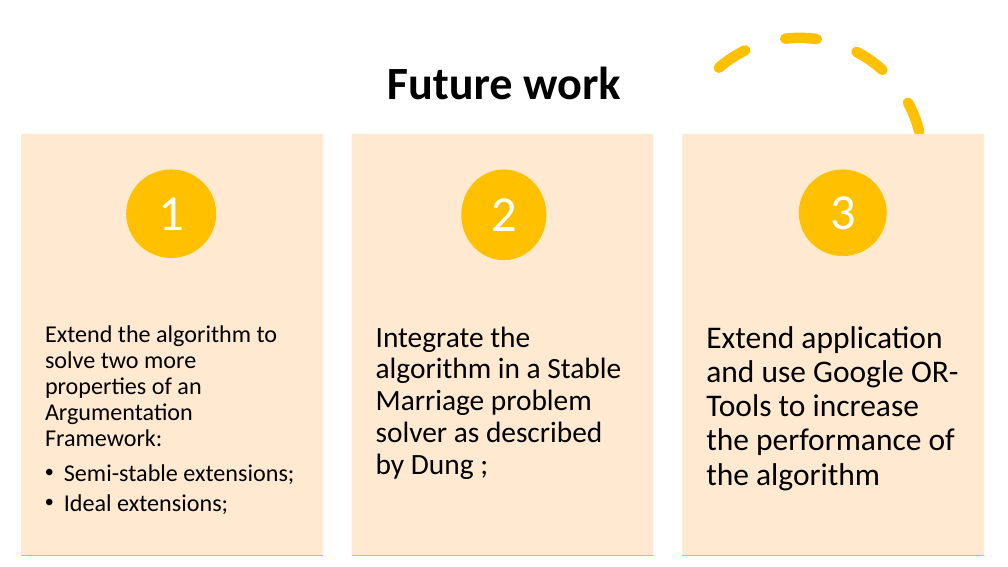
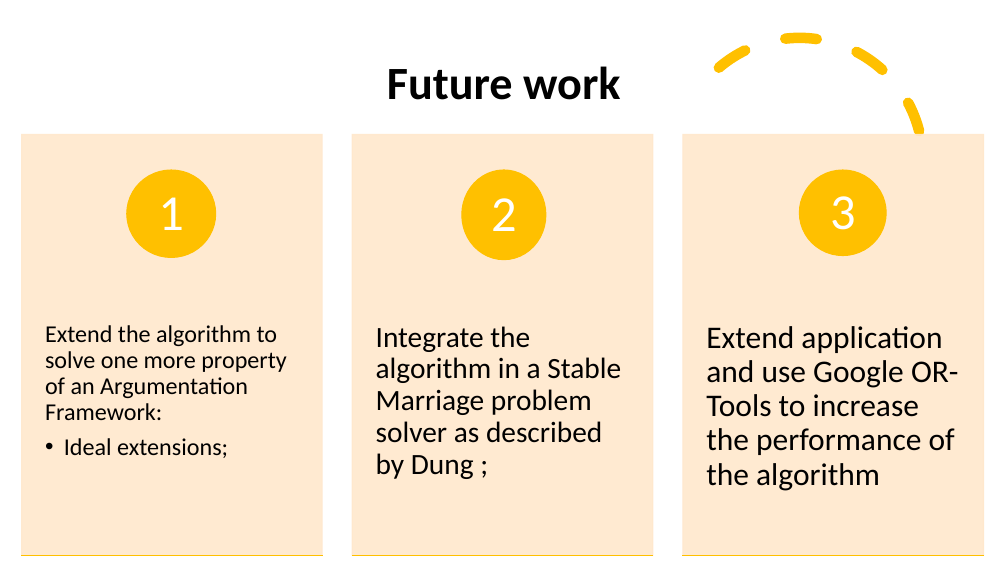
Before and after one commit to stefandr99/ConstrainedArgumentationFramework, a slide deck: slide 19 of Argumentation framework.pptx. Drawn at 1008x567 pixels with LibreOffice and Linux fonts; fonts in the diff are those of the drawing. Boxes give left, top, right and bottom in pixels: in the first picture for what was removed or moved away, otherwise in the second. Text is boxed around its words. In the diff, an @@ line names an element or a change of style, - is before the commit and + after.

Commit message:
presentation update v3.2

```diff
--- a/Argumentation framework.pptx
+++ b/Argumentation framework.pptx
@@ text at [45, 325, 287, 420]: text changed @@
-Extend the algorithm to solve two more properties of an Argumentation Framework:
-  • Semi-stable extensions;
+Extend the algorithm to solve one more property of an Argumentation Framework:
```
Also in this commit, not shown: 2 other slides changed.
